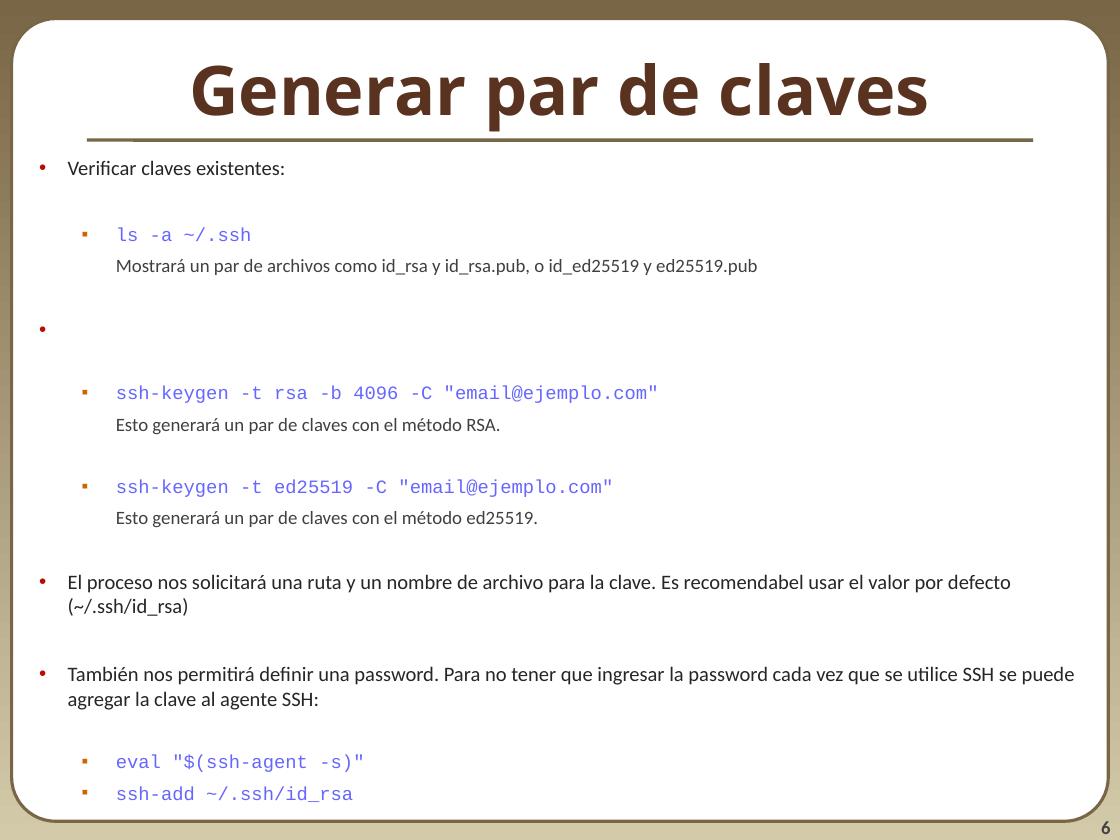
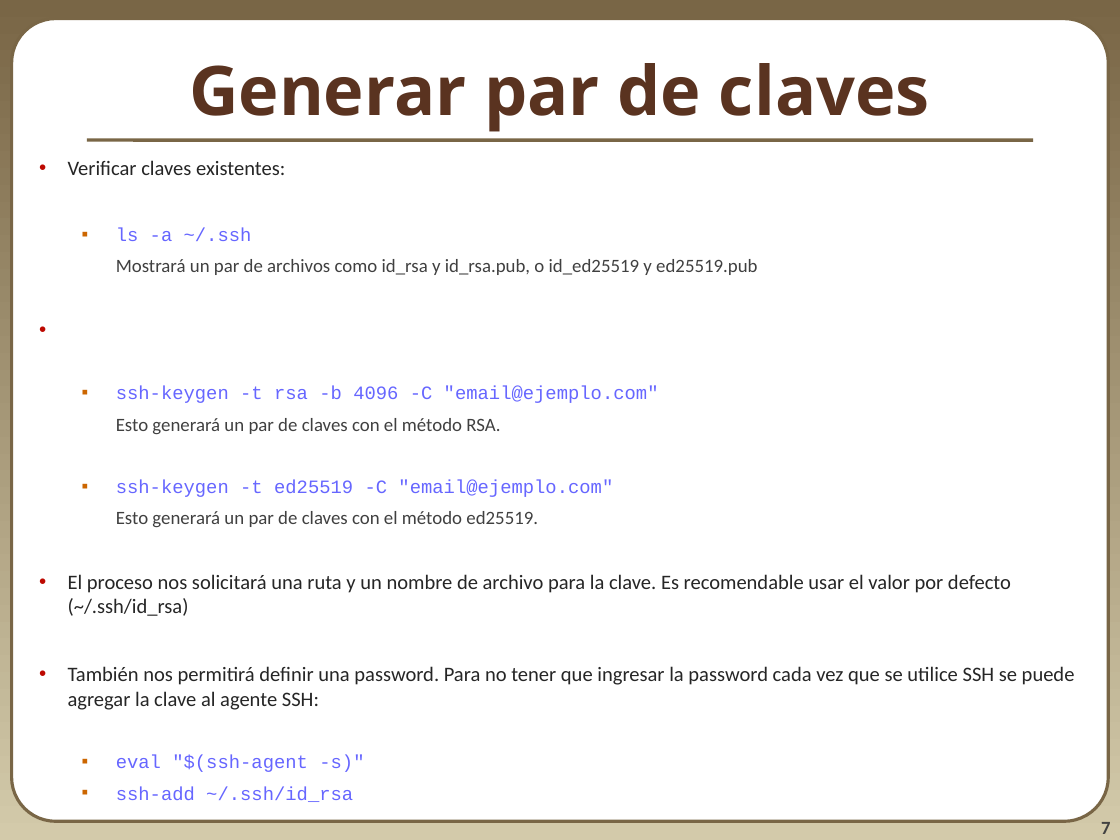
Before and after one commit to GonzaloBarroGil/git-course, a slide deck: slide 7 of slides/module5.odp (slide 6 before the commit). Drawn at 1120x840 pixels with LibreOffice and Linux fonts; fonts in the diff are those of the drawing. Boxes give left, top, right and bottom in pixels: in the first picture for what was removed or moved away, otherwise in the second. Text is boxed around its words. In the diff, an @@ line names an element or a change of style, - is before the commit and + after.

```diff
--- a/slides/module5.odp
+++ b/slides/module5.odp
@@ text at (68,574,1011,616): text changed @@
-• El proceso nos solicitará una ruta y un nombre de archivo para la clave. Es recomendabel usar el valor por defecto (~/.ssh/id_rsa)
+• El proceso nos solicitará una ruta y un nombre de archivo para la clave. Es recomendable usar el valor por defecto (~/.ssh/id_rsa)
@@ page number at (1101,822,1110,834): text changed @@
-6
+7
```
Also in this commit, not shown: 1 slide added, 1 other file.
